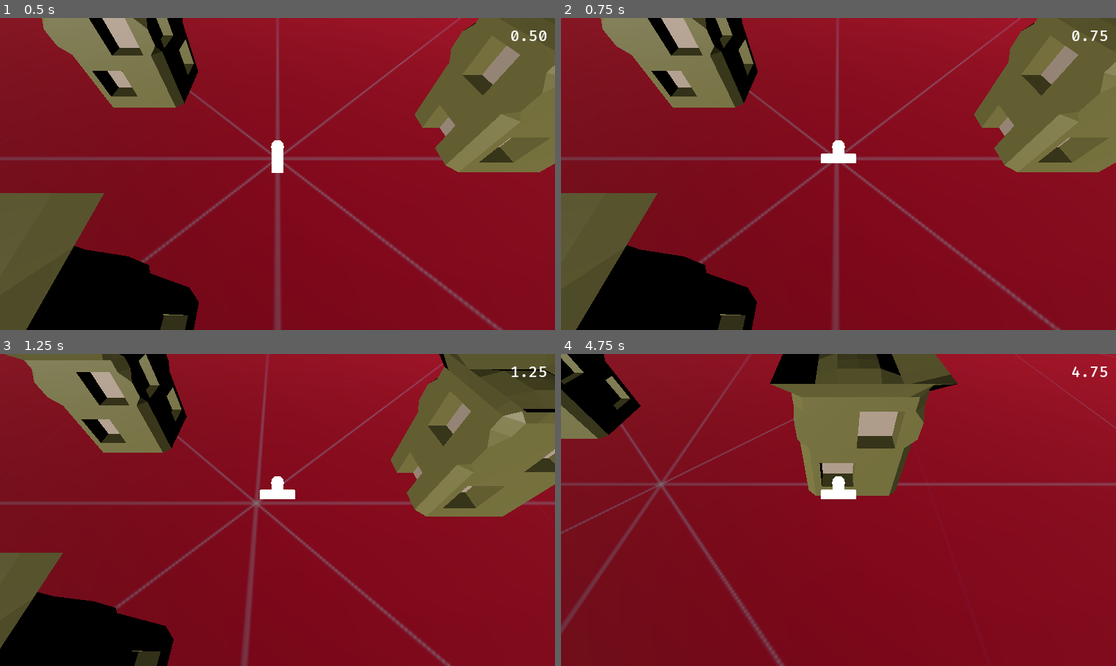
Above: before the commit, frames 1-4 (two rows, left to right).
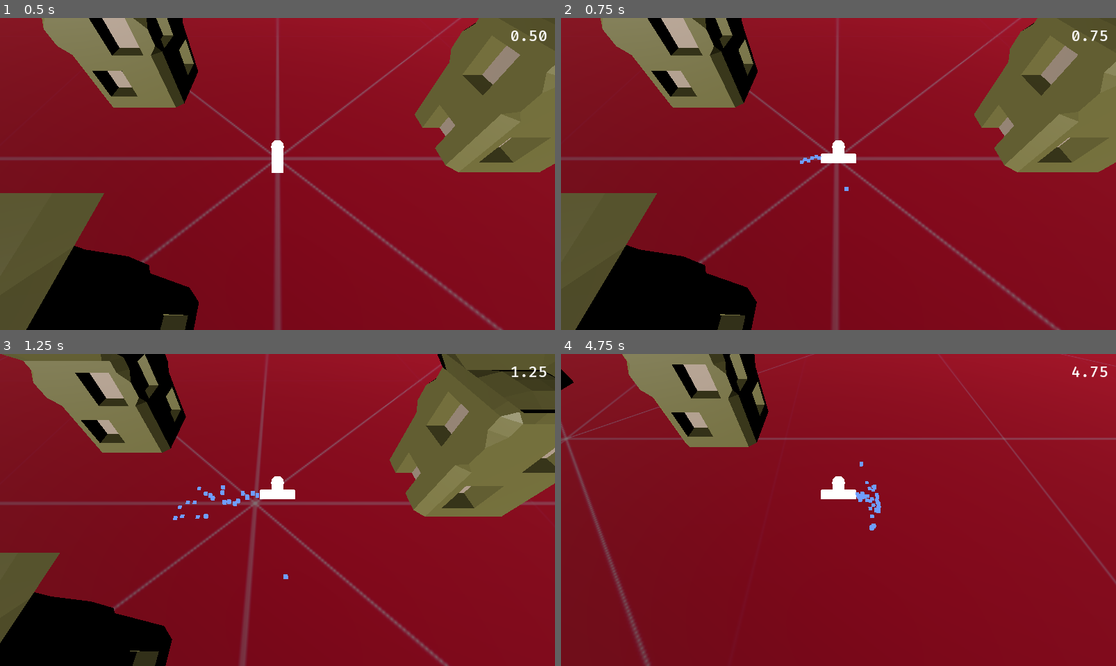
Above: after the commit, the same moments.

Repository: Steffo99/cinnos
Game: Godot game, scene res://Root.tscn
Same seed, same stepped clock (60 frames per second), same inputs: the game is played once before the commit and once after it.
Inputs:
- Up to frame 1 (0.5 s): no input
- Up to frame 2 (0.75 s): hold D (move_right) from 0.53 s (still down)
- Up to frame 3 (1.25 s): keep holding D (move_right); tap Space (jump) at 0.77 s
- Up to frame 4 (4.75 s): release D (move_right) at 1.28 s; hold S (move_down) 1.28-2.03 s; tap Space (jump) at 1.52, 3.02, 3.77, 4.52 s; hold D (move_right) 2.03-2.78 s; hold W (move_up) 2.78-3.53 s; hold A (move_left) from 3.53 s (still down)

Frame 1 is identical in both runs. In frame 2, 0.2% of the frame differs, in the area x 2-100%, y 0-100%; in frame 3, 2.4%; in frame 4, 22%, in the area x 0-100%, y 0-100%.

Commit message:
Particles

Diff:
--- a/Player.gd
+++ b/Player.gd
@@ -45,16 +45,13 @@
 	velocity.x += input_change.x * delta
 	velocity.z += input_change.y * delta
 
-	if is_on_floor():
-		velocity /= (1 + delta * friction)
-
-		if velocity.length() < 0.3 and input_dir.is_zero_approx():
-			velocity *= 0
-
 	move_and_slide()
 
 	if input_dir.length() > 0.01:
 		last_direction = input_dir
+		$Board/PlayerPart.emitting = true
+	else:
+		$Board/PlayerPart.emitting = false
 
 	rotation.y = last_direction.normalized().angle_to(Vector2.UP)
 
--- a/Root.tscn
+++ b/Root.tscn
@@ -24,6 +24,14 @@
 [sub_resource type="BoxMesh" id="BoxMesh_4tnse"]
 material = ExtResource("2_upp15")
 size = Vector3(1, 0.1, 3)
+
+[sub_resource type="StandardMaterial3D" id="StandardMaterial3D_lw6u7"]
+shading_mode = 0
+albedo_color = Color(0.435294, 0.615686, 1, 1)
+
+[sub_resource type="BoxMesh" id="BoxMesh_ry4bk"]
+material = SubResource("StandardMaterial3D_lw6u7")
+size = Vector3(0.3, 0.3, 0.3)
 
 [sub_resource type="StandardMaterial3D" id="StandardMaterial3D_lkb30"]
 albedo_texture = ExtResource("3_gtnhv")
@@ -118,6 +126,7 @@
 transform = Transform3D(1, 0, 0, 0, 1, 0, 0, 0, 1, 0, 0.927202, 0)
 script = ExtResource("1_wt4gx")
 input_accel = 8.0
+friction = 0.99
 
 [node name="Man" type="CollisionShape3D" parent="Player"]
 transform = Transform3D(1, 0, 0, 0, 1, 0, 0, 0, 1, 0, 1.05, 0)
@@ -127,12 +136,24 @@
 mesh = SubResource("CapsuleMesh_pnmjt")
 skeleton = NodePath("../..")
 
-[node name="Board" type="CollisionShape3D" parent="Player"]
+[node name="Board" type="Node3D" parent="Player"]
 
 [node name="Mesh" type="MeshInstance3D" parent="Player/Board"]
 transform = Transform3D(1, 0, 0, 0, 1, 0, 0, 0, 1, 0, 0.05, 0)
 mesh = SubResource("BoxMesh_4tnse")
 skeleton = NodePath("../..")
+
+[node name="PlayerPart" type="CPUParticles3D" parent="Player/Board"]
+transform = Transform3D(1, 0, 0, 0, 1, 0, 0, 0, 1, 0, 0, 1.5)
+emitting = false
+amount = 30
+mesh = SubResource("BoxMesh_ry4bk")
+direction = Vector3(0, 0, 1)
+spread = 35.0
+flatness = 1.0
+gravity = Vector3(0, 0, 0)
+initial_velocity_min = 8.0
+initial_velocity_max = 8.0
 
 [node name="Plane" type="StaticBody3D" parent="."]
 
Not shown: 1 places in Root.tscn that only renumber resources
